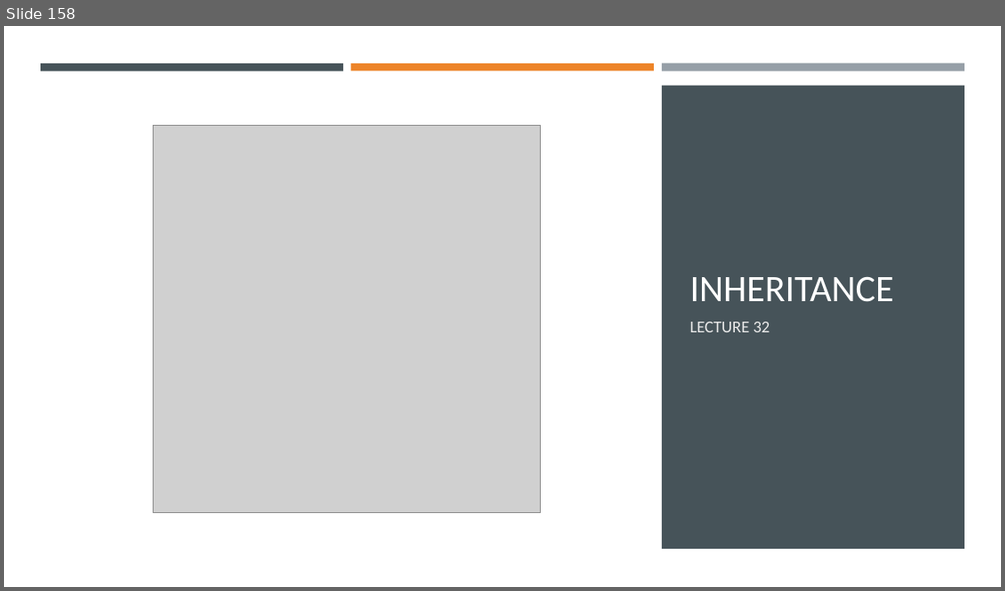
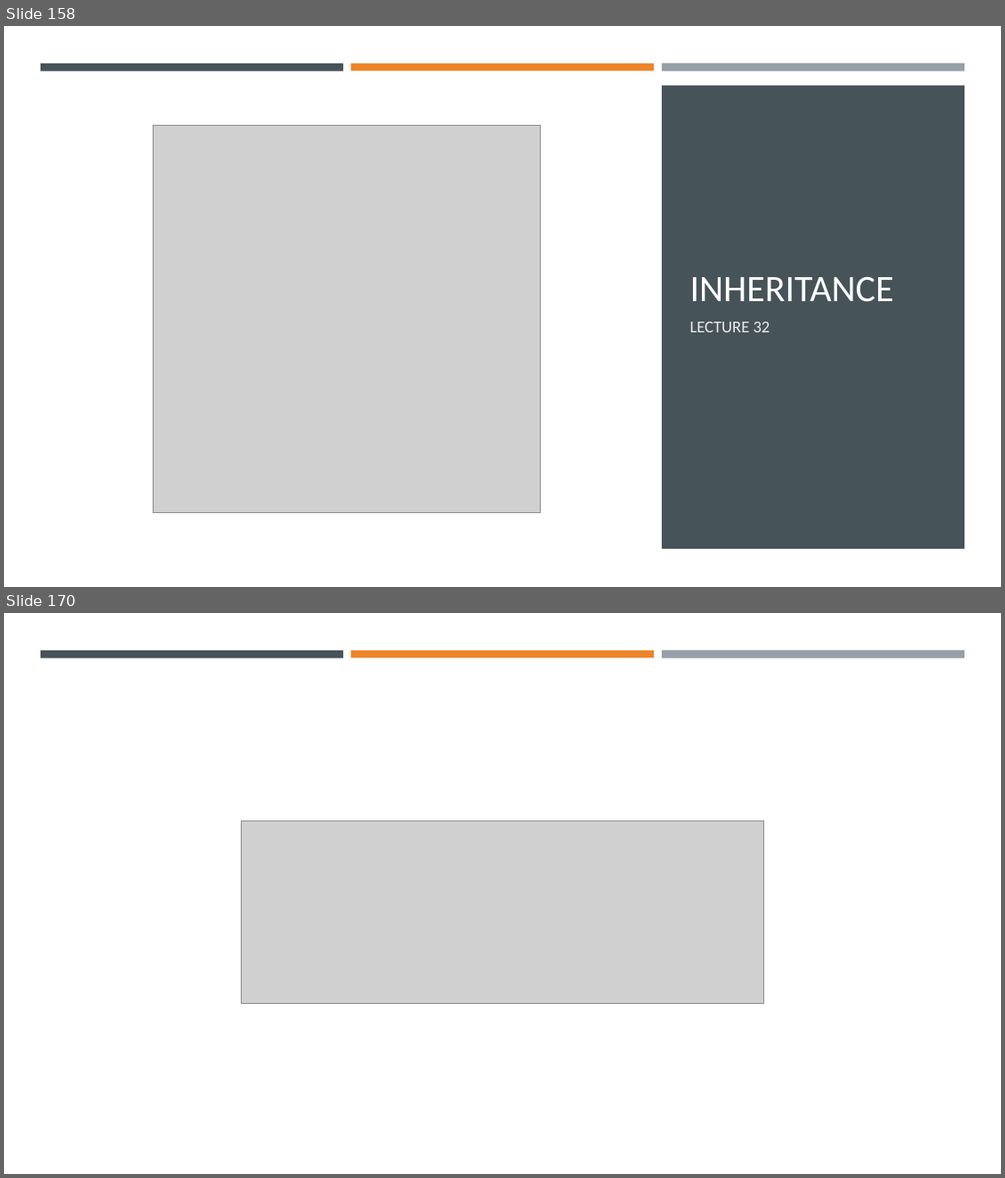
Before and after one commit to Ghost0396/iot, a slide deck: python/Python 3.pptx. Shown one above the other, each under a label of ours: slide 158 before the commit, slides 158 and 170 after it; the slides between them are not shown. The pictures are 1005x591 and 1005x1178 pixels, drawn with LibreOffice and Linux fonts; fonts in the diff are those of the drawing; grey boxes stand for pictures. Boxes give left, top, right and bottom in pixels: in the first picture for what was removed or moved away, otherwise in the second. Text is boxed around its words. In the diff, an @@ line names an element or a change of style, - is before the commit and + after.

```diff
--- a/python/Python 3.pptx
+++ b/python/Python 3.pptx
@@ slide 170 added at <box>4,613,1001,1174</box>, background #FFFFFF @@
@@ rectangle added at <box>40,650,343,657</box>, fill #465359 @@
@@ rectangle added at <box>351,650,654,657</box>, fill #ED8428 @@
@@ rectangle added at <box>662,650,964,658</box>, fill #969FA7 @@
@@ picture added at <box>242,821,764,1004</box> @@
```
Also in this commit, not shown: 19 other slides added, 2 other files.
